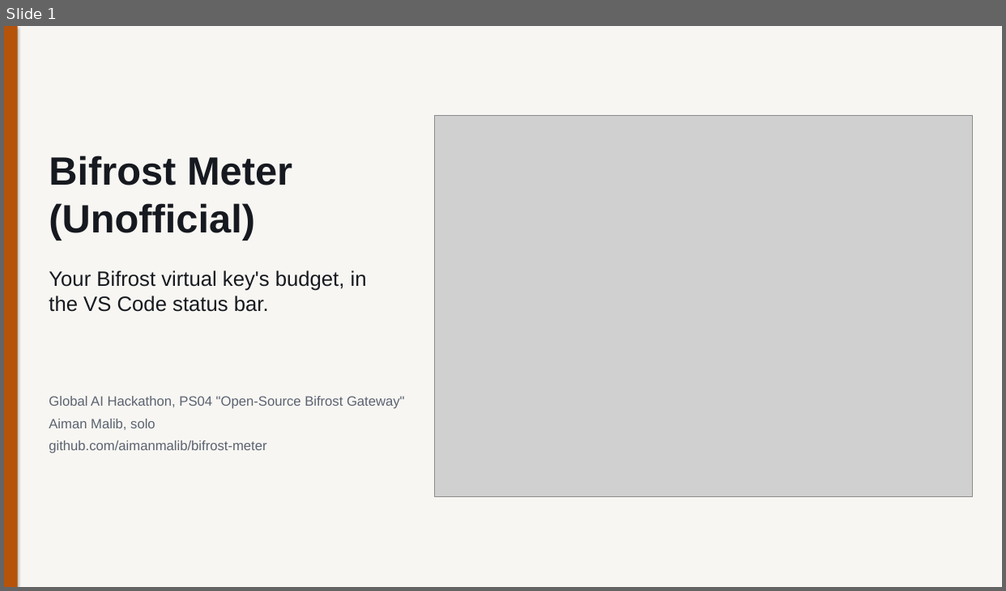
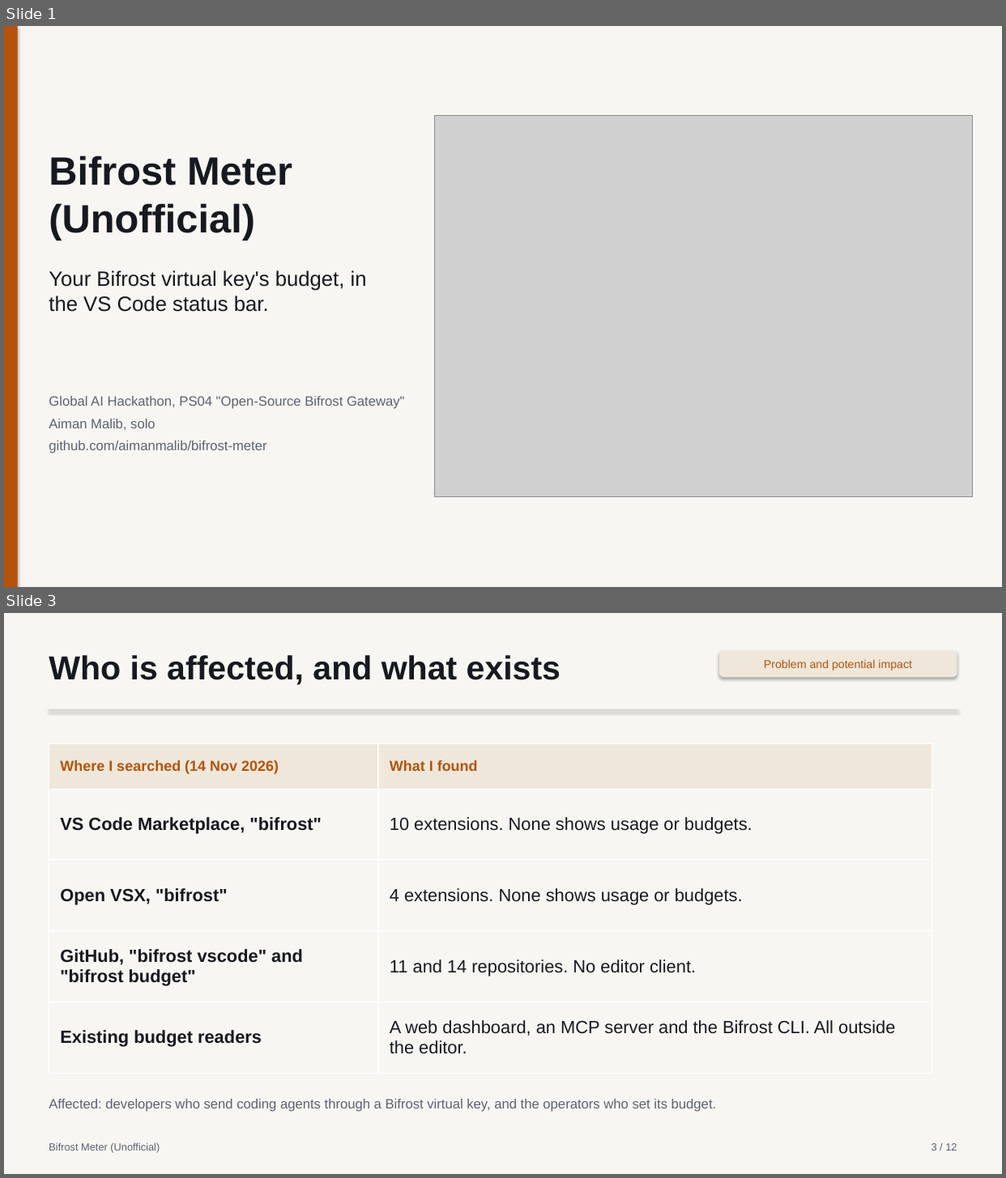
Before and after one commit to aimanmalib/bifrost-meter, a slide deck: deck/bifrost-meter.pptx. Shown one above the other, each under a label of ours: slide 1 before the commit, slides 1 and 3 after it; the slides between them are not shown. The pictures are 1006x591 and 1006x1178 pixels, drawn with LibreOffice and Linux fonts; fonts in the diff are those of the drawing; grey boxes stand for pictures. Boxes give left, top, right and bottom in pixels: in the first picture for what was removed or moved away, otherwise in the second. Text is boxed around its words. In the diff, an @@ line names an element or a change of style, - is before the commit and + after.

```diff
--- a/deck/bifrost-meter.pptx
+++ b/deck/bifrost-meter.pptx
@@ slide 3 added at (4, 613, 1002, 1174), background #F7F6F2 @@
@@ text added at (49, 655, 560, 685), 32 pt, text #16191F, bold @@
+Who is affected, and what exists
@@ rounded rectangle added at (720, 650, 957, 677), fill #EFE7DA, 11 pt, text #B45309 @@
+Problem and potential impact
@@ line added from (49, 710) to (957, 710), #D9D6CE 1 pt @@
@@ table added at (49, 744, 932, 1073), 5 rows, 2 columns @@
+Where I searched (14 Nov 2026) | What I found
+VS Code Marketplace, "bifrost" | 10 extensions. None shows usage or budgets.
+Open VSX, "bifrost" | 4 extensions. None shows usage or budgets.
+GitHub, "bifrost vscode" and "bifrost budget" | 11 and 14 repositories. No editor client.
+Existing budget readers | A web dashboard, an MCP server and the Bifrost CLI. All outside the editor.
@@ text added at (49, 1099, 717, 1112), 13 pt, text #5B6270 @@
+Affected: developers who send coding agents through a Bifrost virtual key, and the operators who set its budget.
@@ text added at (49, 1143, 160, 1153), 10 pt, text #5B6270 @@
+Bifrost Meter (Unofficial)
@@ text added at (931, 1144, 957, 1151), 10 pt, text #5B6270 @@
+3 / 12
```
Also in this commit, not shown: 7 slides changed, 1 slide removed, 2 other files.
